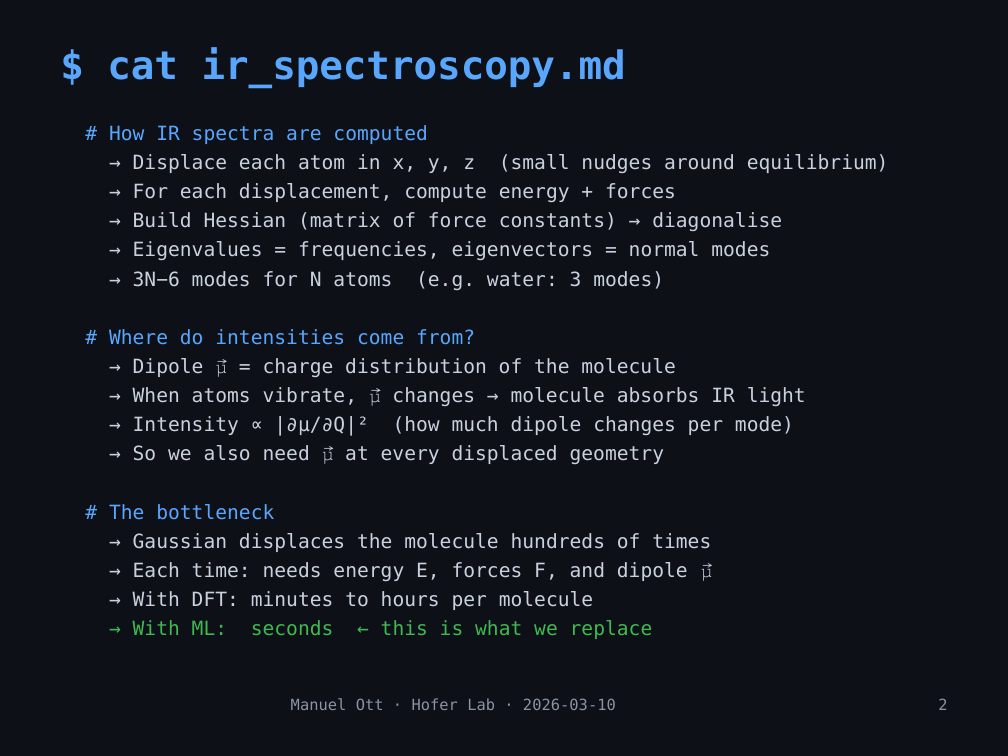
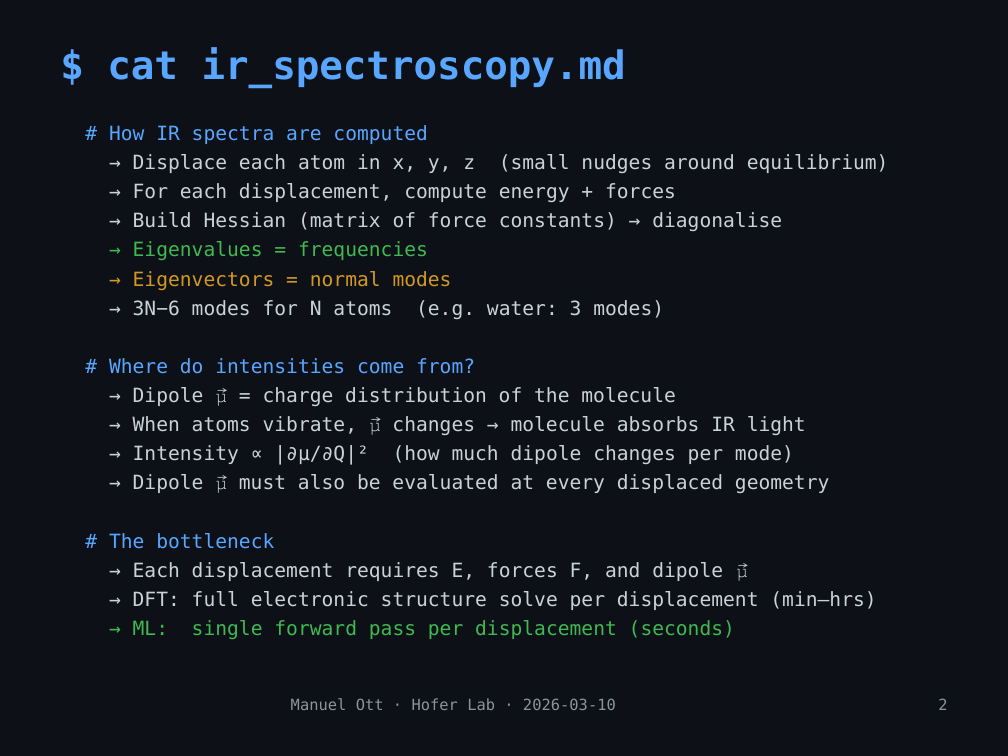
Before and after one commit to mott91/mace_gaussian_interface, a slide deck: slide 3 of presentation/presentation_v2.pptx. Drawn at 1008x756 pixels with LibreOffice and Linux fonts; fonts in the diff are those of the drawing. Boxes give left, top, right and bottom in pixels: in the first picture for what was removed or moved away, otherwise in the second. Text is boxed around its words. In the diff, an @@ line names an element or a change of style, - is before the commit and + after.

```diff
--- a/presentation/presentation_v2.pptx
+++ b/presentation/presentation_v2.pptx
@@ text at box(133, 241, 452, 290): text changed; text colour #C9D1D9 to #D29922 @@
-→ Eigenvalues = frequencies, eigenvectors = normal modes
+→ Eigenvalues = frequencies
+→ Eigenvectors = normal modes
@@ text at box(133, 474, 829, 493): text changed @@
-→ So we also need μ⃗ at every displaced geometry
+→ Dipole μ⃗ must also be evaluated at every displaced geometry
@@ text at box(133, 562, 876, 639): text changed @@
-→ Gaussian displaces the molecule hundreds of times
-→ Each time: needs energy E, forces F, and dipole μ⃗
-→ With DFT: minutes to hours per molecule
-→ With ML: seconds ← this is what we replace
+→ Each displacement requires E, forces F, and dipole μ⃗
+→ DFT: full electronic structure solve per displacement (min–hrs)
+→ ML: single forward pass per displacement (seconds)
```
Also in this commit, not shown: 8 other slides changed, 1 other file.
